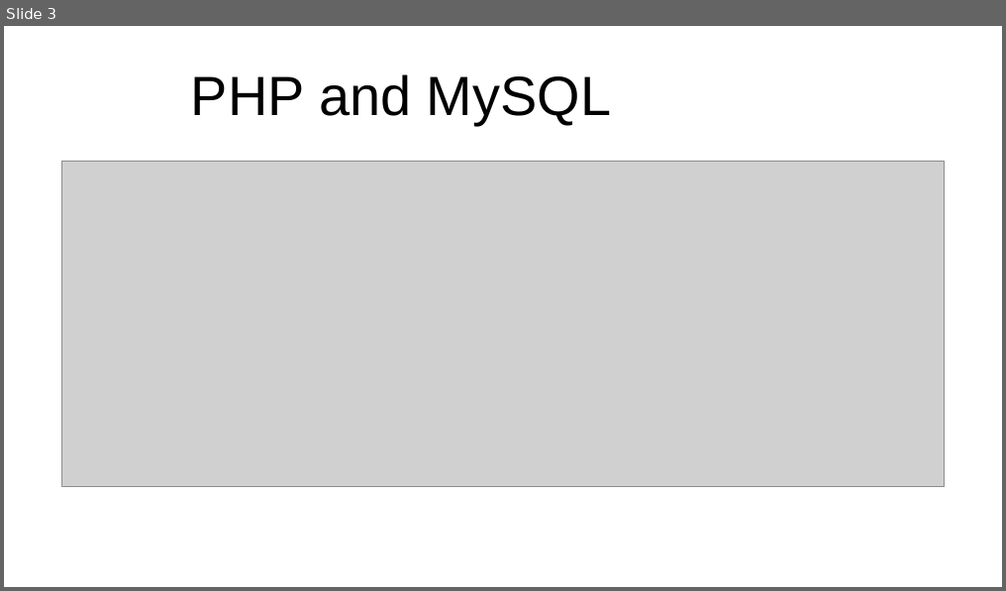
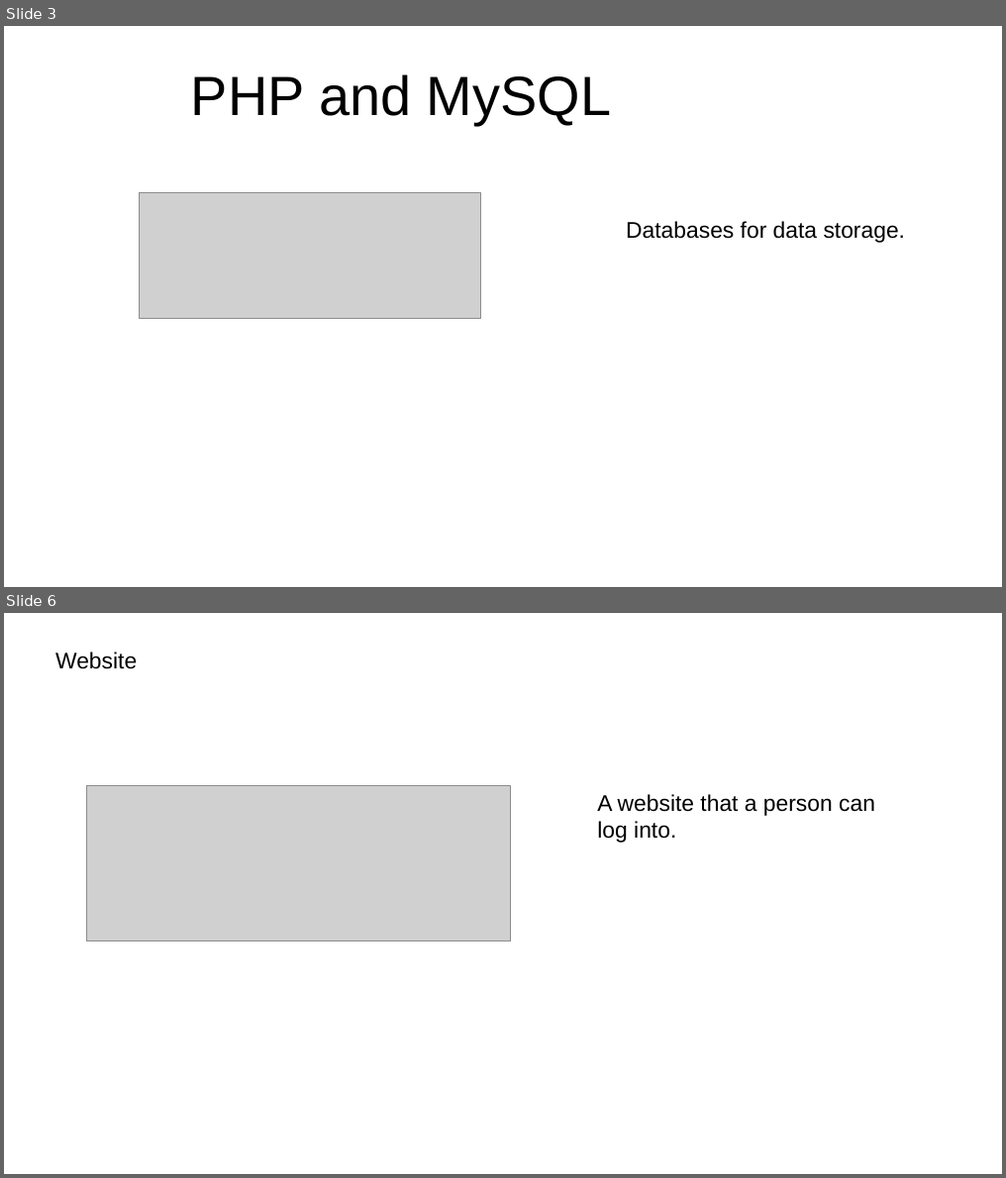
Before and after one commit to ScitechFusionX/sukumani_dream, a slide deck: presentation 1.pptx. Shown one above the other, each under a label of ours: slide 3 before the commit, slides 3 and 6 after it; the slides between them are not shown. The pictures are 1006x591 and 1006x1178 pixels, drawn with LibreOffice and Linux fonts; fonts in the diff are those of the drawing; grey boxes stand for pictures; background and template pictures are left out. Boxes give left, top, right and bottom in pixels: in the first picture for what was removed or moved away, otherwise in the second. Text is boxed around its words. In the diff, an @@ line names an element or a change of style, - is before the commit and + after.

```diff
--- a/presentation 1.pptx
+++ b/presentation 1.pptx
@@ slide 6 added at [4, 613, 1002, 1174], background #FFFFFF @@
@@ text added at [55, 652, 137, 669], 18 pt, text #000000 @@
+Website
@@ picture added at [87, 786, 510, 941] @@
@@ text added at [597, 794, 875, 843], 18 pt, text #000000 @@
+A website that a person can log into.
@@ slide 3 changed as well @@
@@ picture: place and size @@
-picture at [62, 162, 944, 487]
+picture at [140, 192, 481, 318]
@@ text added at [626, 221, 906, 243], 18 pt, text #000000 @@
+Databases for data storage.
```
Also in this commit, not shown: 4 other slides changed, 4 other slides added, 7 slides removed.
